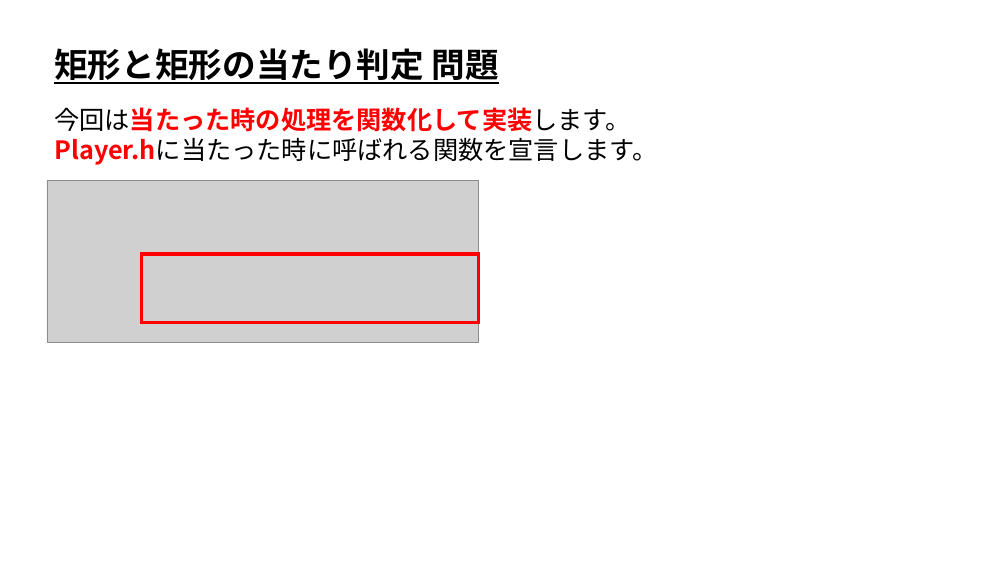
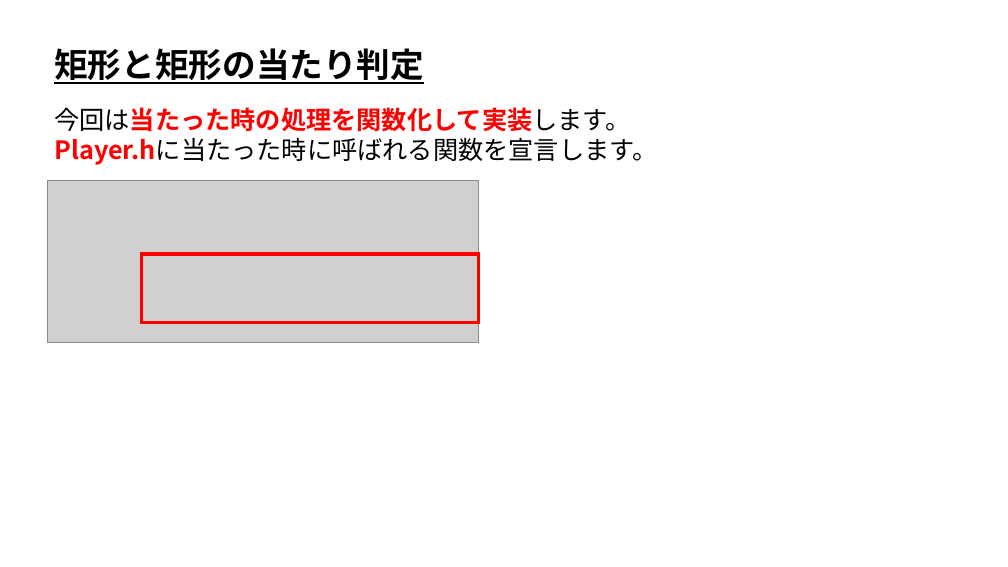
Before and after one commit to ArakiYusuke-Ohara/Textbook, a slide deck: slide 8 of ゲーム科1年/00_前期/ゲームプログラミングⅠ/14_矩形と矩形の当たり判定.pptx. Drawn at 1008x567 pixels with LibreOffice and Linux fonts; fonts in the diff are those of the drawing; grey boxes stand for pictures. Boxes give left, top, right and bottom in pixels: in the first picture for what was removed or moved away, otherwise in the second. Text is boxed around its words. In the diff, an @@ line names an element or a change of style, - is before the commit and + after.

```diff
--- a/ゲーム科1年/00_前期/ゲームプログラミングⅠ/14_矩形と矩形の当たり判定.pptx
+++ b/ゲーム科1年/00_前期/ゲームプログラミングⅠ/14_矩形と矩形の当たり判定.pptx
@@ text at bbox=[54, 48, 424, 84]: text changed @@
-矩形と矩形の当たり判定 問題
+矩形と矩形の当たり判定
```
Also in this commit, not shown: 3 other slides changed.
